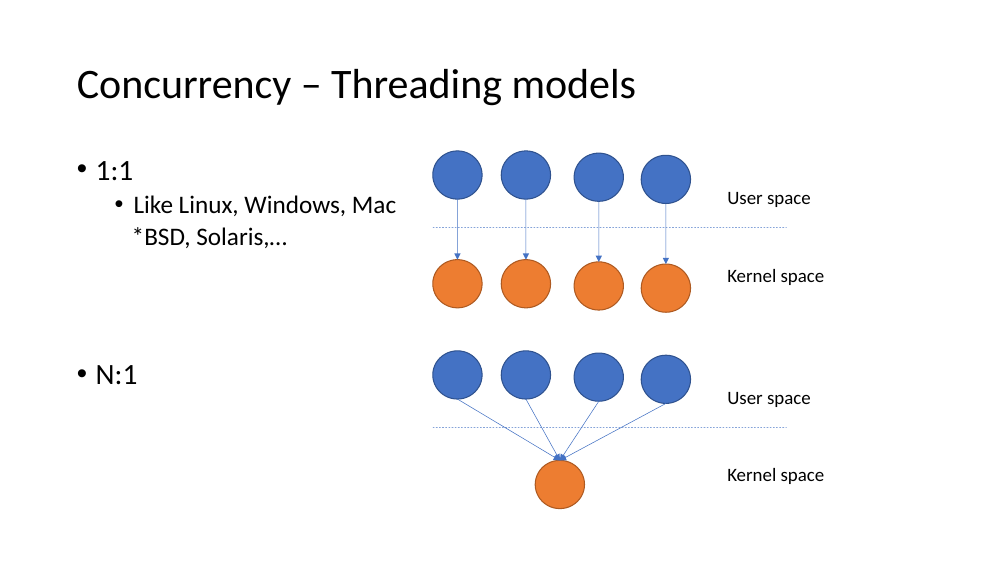
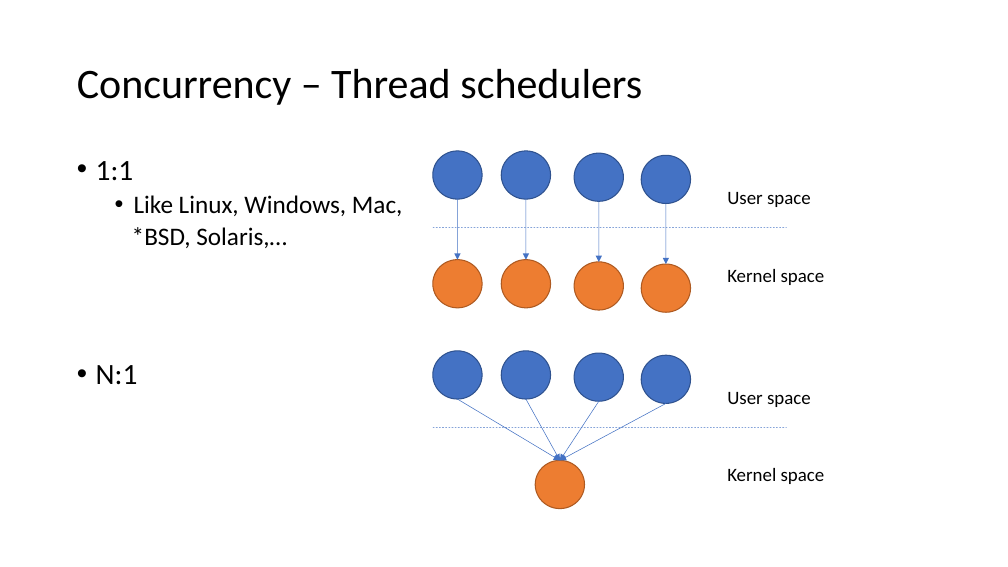
Before and after one commit to kpocza/GoSharp, a slide deck: slide 6 of talks/szszk20180512/SzSzK180512_GoSharp.odp. Drawn at 1008x567 pixels with LibreOffice and Linux fonts; fonts in the diff are those of the drawing. Boxes give left, top, right and bottom in pixels: in the first picture for what was removed or moved away, otherwise in the second. Text is boxed around its words. In the diff, an @@ line names an element or a change of style, - is before the commit and + after.

```diff
--- a/talks/szszk20180512/SzSzK180512_GoSharp.odp
+++ b/talks/szszk20180512/SzSzK180512_GoSharp.odp
@@ title at bbox=[77, 69, 642, 105]: text changed @@
-Concurrency – Threading models
+Concurrency – Thread schedulers
@@ text at bbox=[134, 195, 403, 216]: text changed @@
-  • Like Linux, Windows, Mac
+  • Like Linux, Windows, Mac,
```
Also in this commit, not shown: 19 other slides changed, 1 other file.
